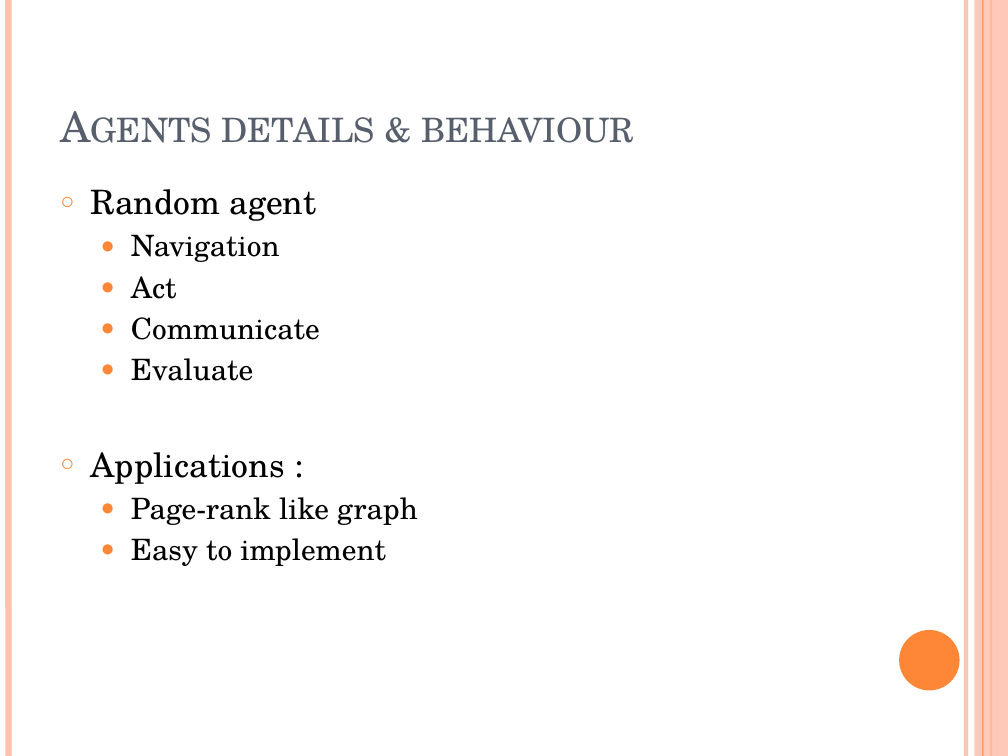
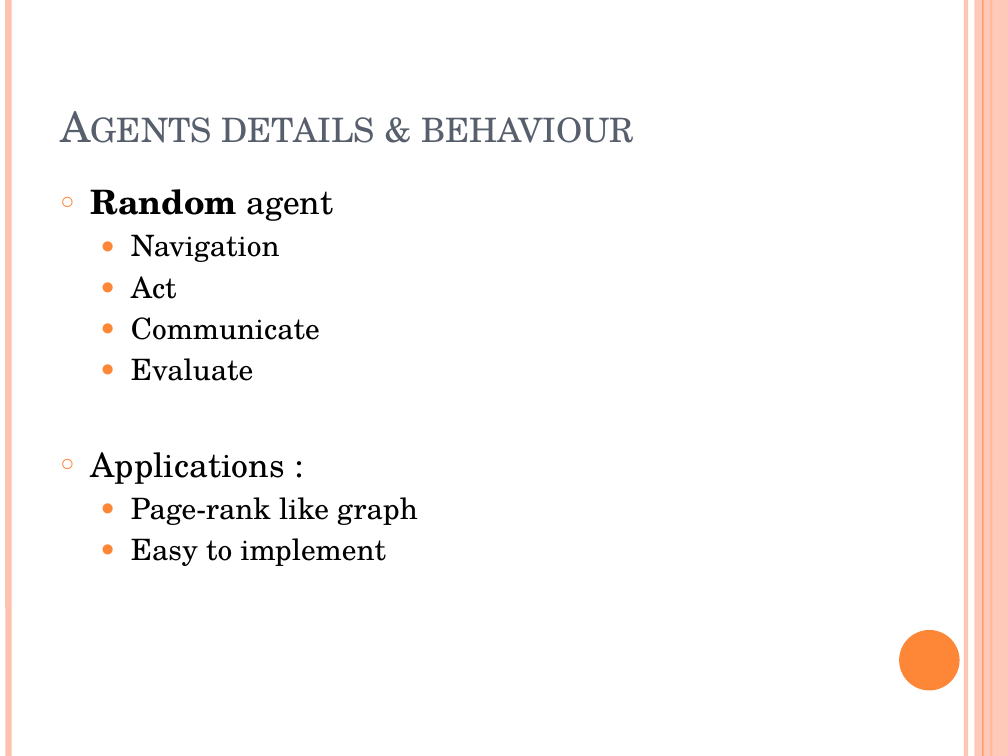
Before and after one commit to wouterbeek/DataHives, a slide deck: slide 4 of report/Bachelor presentation.pptx. Drawn at 1008x756 pixels with LibreOffice and Linux fonts; fonts in the diff are those of the drawing. Boxes give left, top, right and bottom in pixels: in the first picture for what was removed or moved away, otherwise in the second. Text is boxed around its words. In the diff, an @@ line names an element or a change of style, - is before the commit and + after.

```diff
--- a/report/Bachelor presentation.pptx
+++ b/report/Bachelor presentation.pptx
@@ text at [91, 189, 334, 221]: bold on in "Random" @@
```
Also in this commit, not shown: 5 other slides changed.
